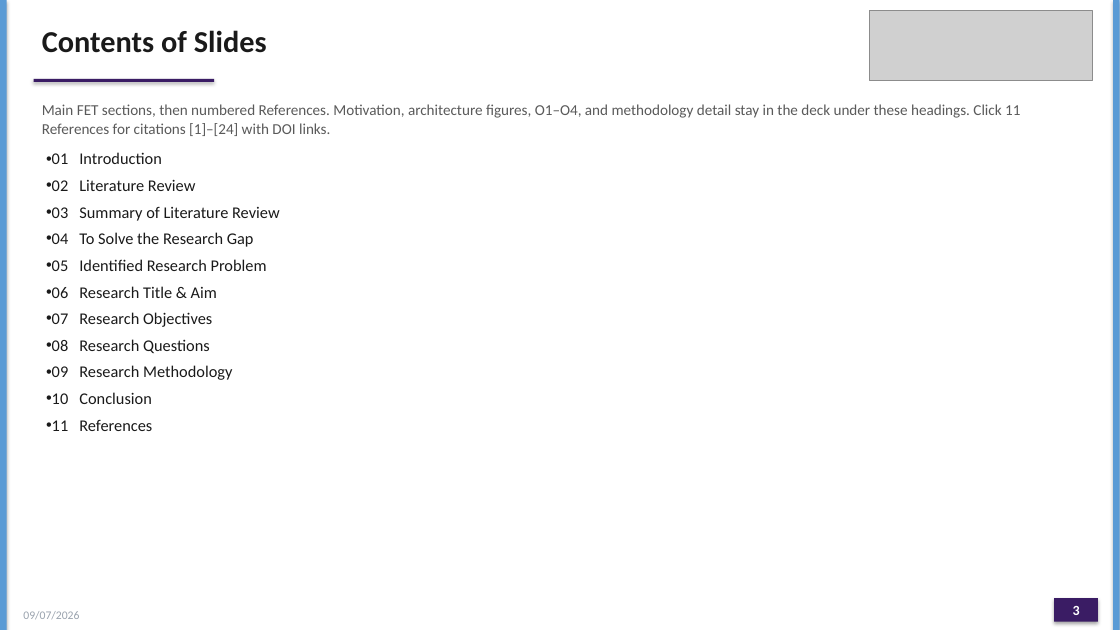
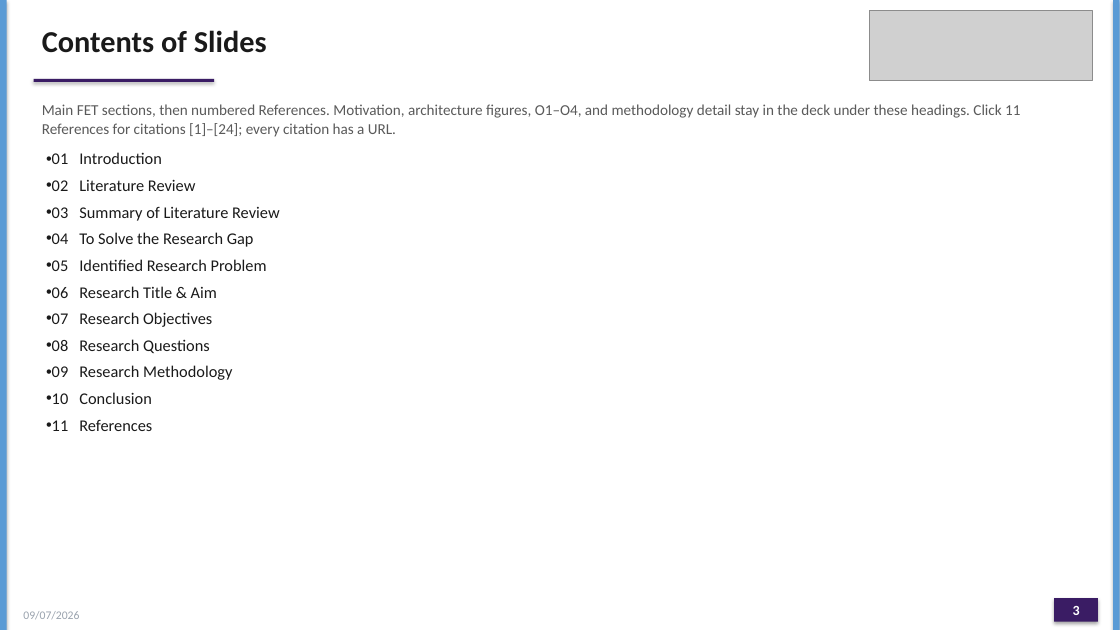
Before and after one commit to joyjeni/phd-agentic-ai-master, a slide deck: slide 3 of ACRS_PhD_Proposal_JenishaT_24ETRP720001.pptx. Drawn at 1120x630 pixels with LibreOffice and Linux fonts; fonts in the diff are those of the drawing; grey boxes stand for pictures. Boxes give left, top, right and bottom in pixels: in the first picture for what was removed or moved away, otherwise in the second. Text is boxed around its words. In the diff, an @@ line names an element or a change of style, - is before the commit and + after.

Commit message:
Link every numbered reference to an official URL.
DOI papers keep https://doi.org/…; ICLR/NeurIPS/ACL/COLM/data.gov.in
entries now use their proceedings or portal landing pages.

```diff
--- a/ACRS_PhD_Proposal_JenishaT_24ETRP720001.pptx
+++ b/ACRS_PhD_Proposal_JenishaT_24ETRP720001.pptx
@@ text at (42,104,1020,137): text changed @@
-Main FET sections, then numbered References. Motivation, architecture figures, O1–O4, and methodology detail stay in the deck under these headings. Click 11 References for citations [1]–[24] with DOI links.
+Main FET sections, then numbered References. Motivation, architecture figures, O1–O4, and methodology detail stay in the deck under these headings. Click 11 References for citations [1]–[24]; every citation has a URL.
```
Also in this commit, not shown: 4 other slides changed, 52 other files.
